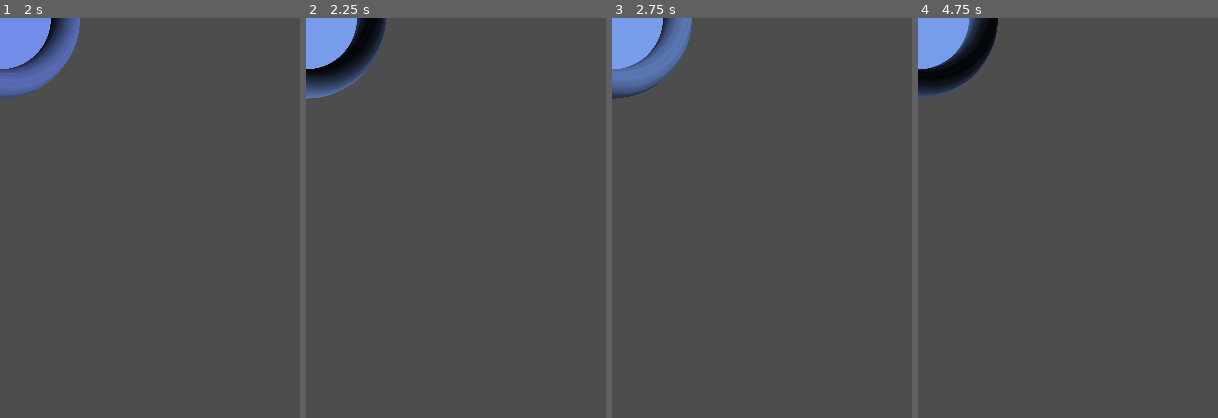
Above: before the commit, frames 1-4 (left to right).
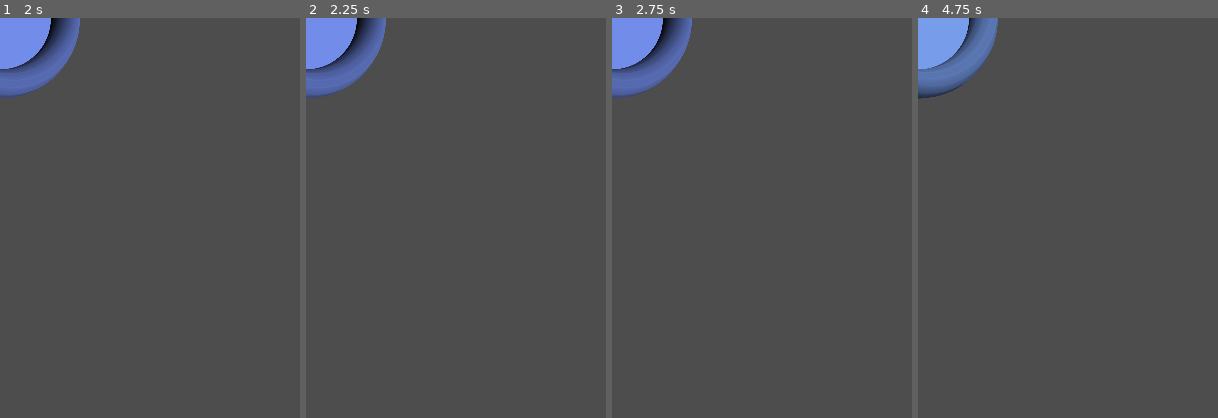
Above: after the commit, the same moments.

Repository: Meldarse/Sean_project
Game: Godot game, scene res://Scenes/Objects/portal.tscn
The game is run twice, just before and just after one commit, with the same random seed, the same clock (stepped at 60 frames per second) and the same inputs. The project has no main scene, so this scene is started directly.
Inputs (mouse positions are % of the whole screen's width and height, from its top left):
- Up to frame 1 (2 s): move the mouse to (72, 45) at 0.52 s; click (72, 45) at 0.67 s; tap Enter at 1.25 s; move the mouse to (30, 55) at 1.27 s; click (30, 55) at 1.42 s
- Up to frame 2 (2.25 s): tap Space at 2 s; move the mouse to (60, 28) at 2.02 s; click (60, 28) at 2.17 s
- Up to frame 3 (2.75 s): no input
- Up to frame 4 (4.75 s): move the mouse to (45, 70) at 2.77 s; click (45, 70) at 2.92 s; move the mouse to (80, 65) at 3.52 s; click (80, 65) at 3.67 s; move the mouse to (20, 35) at 4.27 s; click (20, 35) at 4.42 s
The pictures show only the part of the screen within x 0-50%, y 0-50%; the shares and areas given below are measured in that part.

Frame 1 is identical in both runs. In frame 2, 2.3% of the frame differs, in the area x 0-27%, y 0-21%; in frame 3, 1.4%; in frame 4, 2.4%.

Commit message:
cambios menores

Diff:
--- a/Gravity/Scenes/Objects/portal.tscn
+++ b/Gravity/Scenes/Objects/portal.tscn
@@ -154,7 +154,7 @@
 }
 
 [node name="Timer" type="Timer" parent="."]
-wait_time = 2.0
+wait_time = 4.0
 one_shot = true
 autostart = true
 
--- a/Gravity/Scripts/Utility/paint.gd
+++ b/Gravity/Scripts/Utility/paint.gd
@@ -6,4 +6,4 @@
 
 func _draw():
 	for point in Global.painting_place:
-		draw_circle(point, 30, Global.color_blue)
+		draw_circle(point, 80, Global.color_blue)
